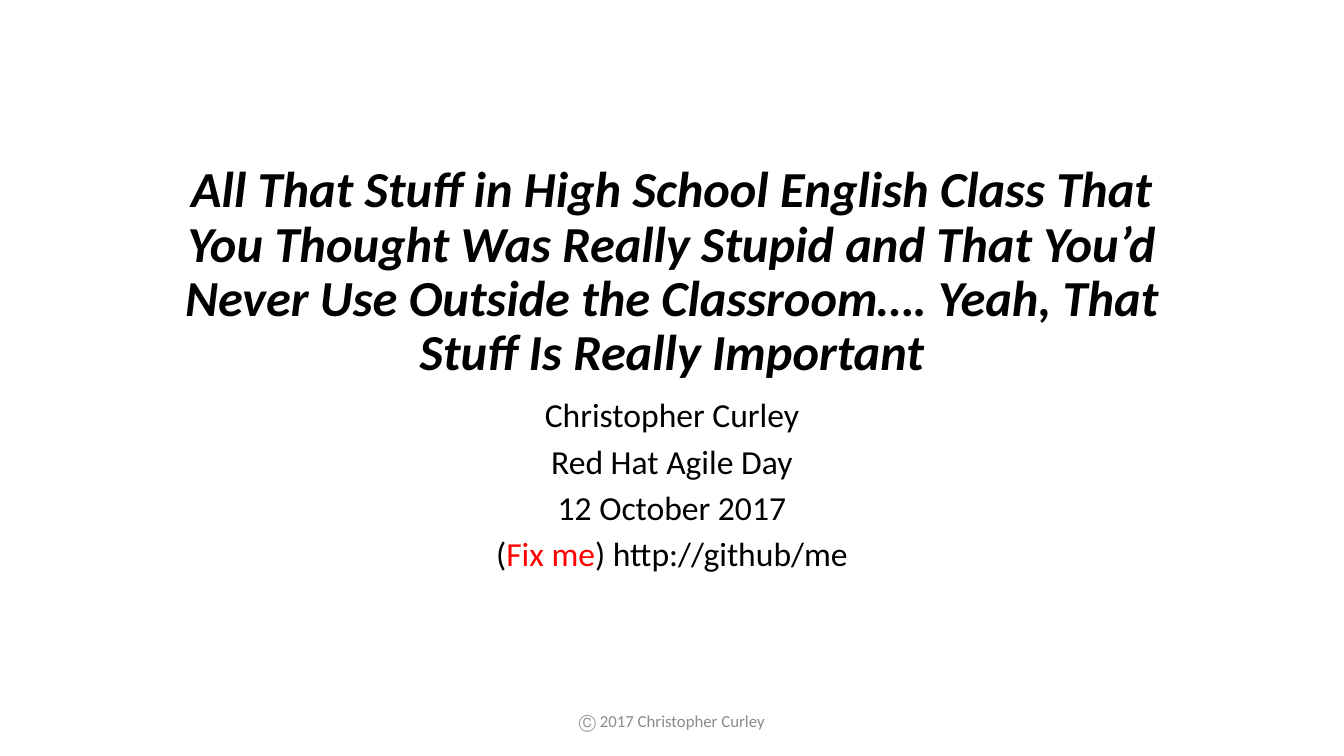
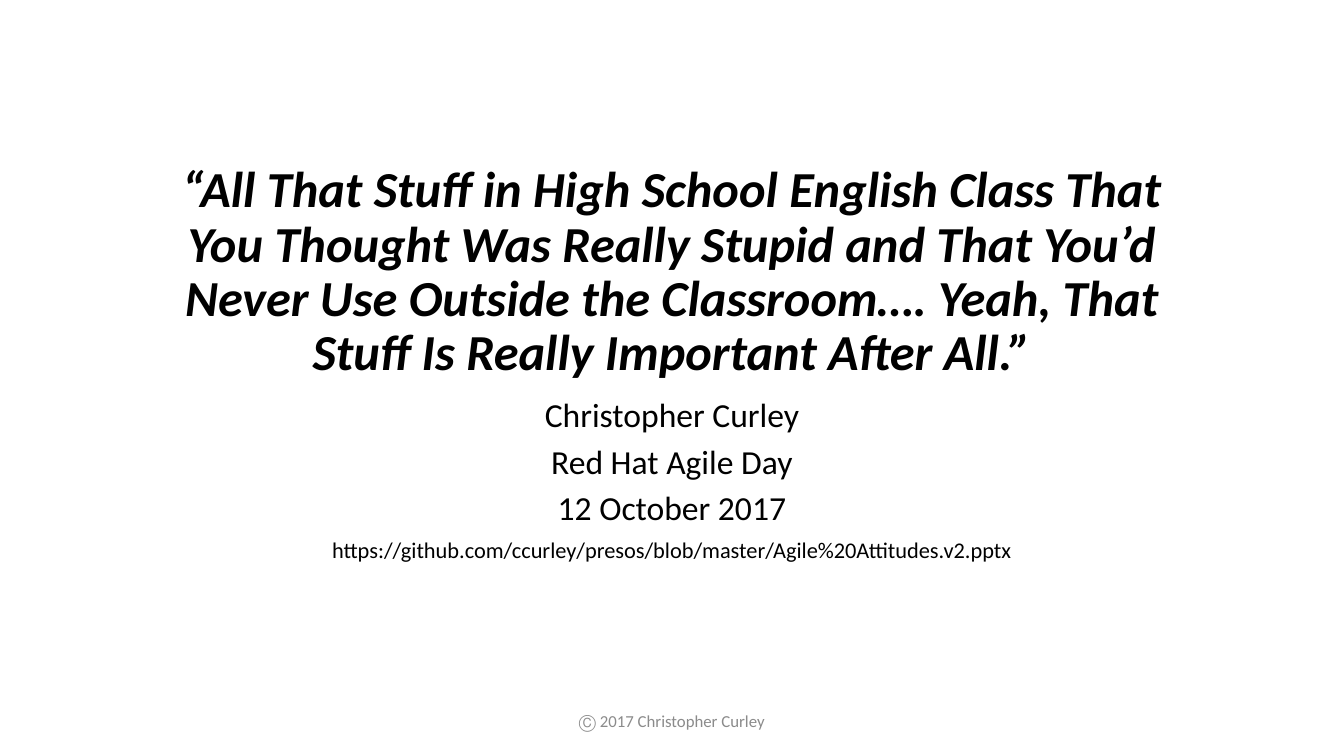
Before and after one commit to ccurley/presos, a slide deck: slide 38 of Agile Attitudes.v2.pptx (slide 2 before the commit). Drawn at 1344x756 pixels with LibreOffice and Linux fonts; fonts in the diff are those of the drawing. Boxes give left, top, right and bottom in pixels: in the first picture for what was removed or moved away, otherwise in the second. Text is boxed around its words. In the diff, an @@ line names an element or a change of style, - is before the commit and + after.

```diff
--- a/Agile Attitudes.v2.pptx
+++ b/Agile Attitudes.v2.pptx
@@ title at [182, 170, 1161, 378]: text changed @@
-All That Stuff in High School English Class That You Thought Was Really Stupid and That You’d Never Use Outside the Classroom…. Yeah, That Stuff Is Really Important
+“All That Stuff in High School English Class That You Thought Was Really Stupid and That You’d Never Use Outside the Classroom…. Yeah, That Stuff Is Really Important After All.”
@@ subtitle at [332, 542, 1011, 562]: text changed; size 24 to 16 pt @@
-(Fix me) http://github/me
+https://github.com/ccurley/presos/blob/master/Agile%20Attitudes.v2.pptx
```
Also in this commit, not shown: 1 other slide changed, 1 slide added.
